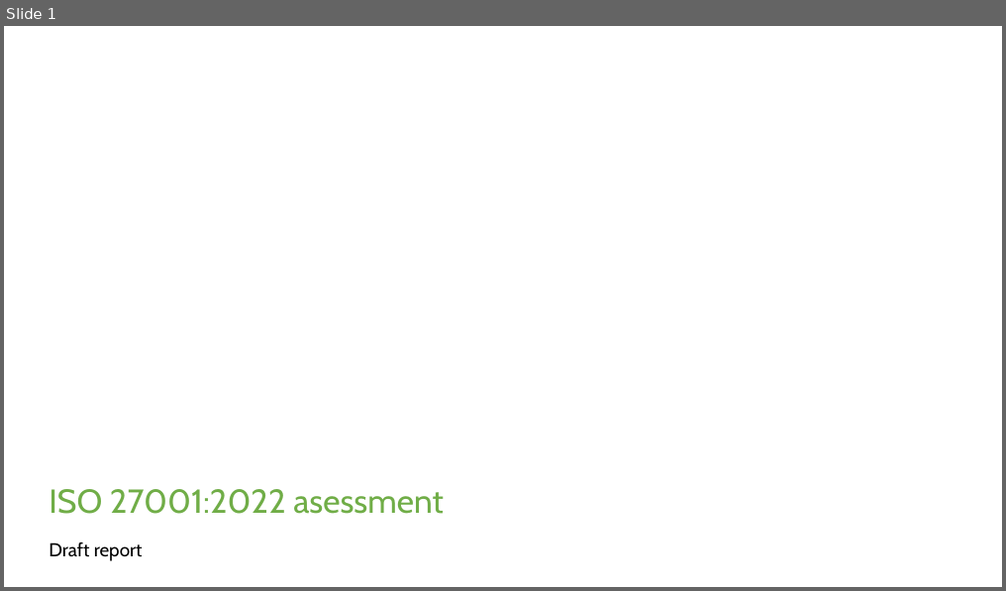
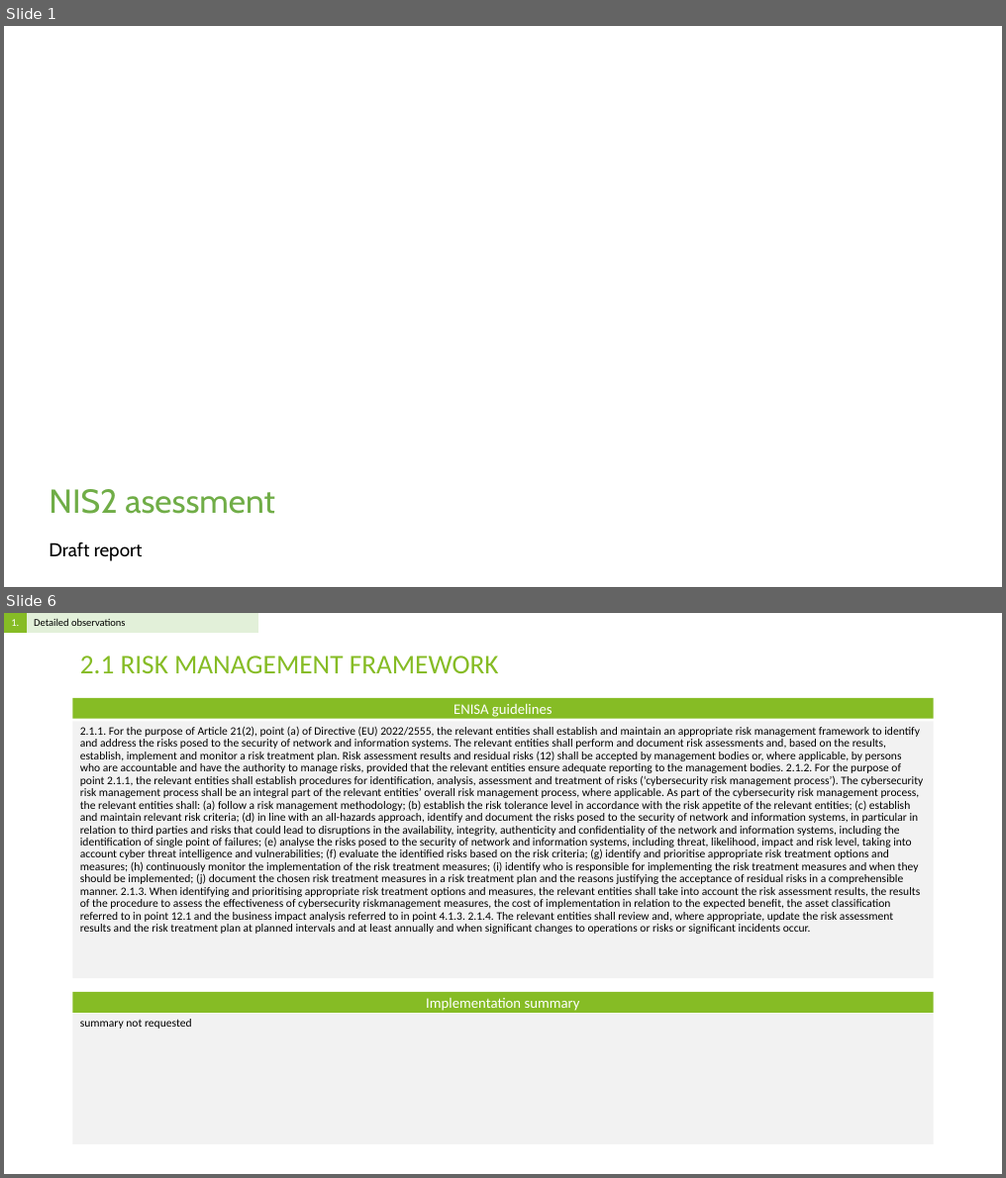
Before and after one commit to Rokas01/tprm, a slide deck: filename.pptx. Shown one above the other, each under a label of ours: slide 1 before the commit, slides 1 and 6 after it; the slides between them are not shown. The pictures are 1006x591 and 1006x1178 pixels, drawn with LibreOffice and Linux fonts; fonts in the diff are those of the drawing; background and template pictures are left out. Boxes give left, top, right and bottom in pixels: in the first picture for what was removed or moved away, otherwise in the second. Text is boxed around its words. In the diff, an @@ line names an element or a change of style, - is before the commit and + after.

Commit message:
NIS2 article colelction loop fix

```diff
--- a/filename.pptx
+++ b/filename.pptx
@@ slide 6 added at bbox=[4, 613, 1002, 1174], background #FFFFFF @@
@@ table added at bbox=[4, 613, 258, 633], 1 rows, 2 columns @@
+1. | Detailed observations
@@ title added at bbox=[80, 656, 499, 673], 26 pt, text #86BC25 @@
+2.1 RISK MANAGEMENT FRAMEWORK
@@ rectangle added at bbox=[73, 698, 934, 719], fill #86BC25, 14 pt, text #FFFFFF @@
+ENISA guidelines
@@ text added at bbox=[73, 722, 934, 979], fill #F2F2F2, 11 pt, text #000000 @@
+2.1.1. For the purpose of Article 21(2), point (a) of Directive (EU) 2022/2555, the relevant entities shall establish and maintain an appropriate risk management framework to identify and address the risks posed to the security of network and information systems. The relevant entities shall perform and document risk assessments and, based on the results, establish, implement and monitor a risk treatment plan. Risk assessment results and residual risks (12) shall be accepted by management bodies or, where applicable, by persons who are accountable and have the authority to manage risks, provided that the relevant entities ensure adequate reporting to the management bodies. 2.1.2. For the purpose of point 2.1.1, the relevant entities shall establish procedures for identification, analysis, assessment and treatment of risks (‘cybersecurity risk management process’). The cybersecurity risk management process shall be an integral part of the relevant entities’ overall risk management process, where applicable. As part of the cybersecurity risk management process, the relevant entities shall: (a) follow a risk management methodology; (b) establish the risk tolerance level in accordance with the risk appetite of the relevant entities; (c) establish and maintain relevant risk criteria; (d) in line with an all-hazards approach, identify and document the risks posed to the security of network and information systems, in particular in relation to third parties and risks that could lead to disruptions in the availability, integrity, authenticity and confidentiality of the network and information systems, including the identification of single point of failures; (e) analyse the risks posed to the security of network and information systems, including threat, likelihood, impact and risk level, taking into account cyber threat intelligence and vulnerabilities; (f) evaluate the identified risks based on the risk criteria; (g) identify and prioritise appropriate risk treatment options and measures; (h) continuously monitor the implementation of the risk treatment measures; (i) identify who is responsible for implementing the risk treatment measures and when they should be implemented; (j) document the chosen risk treatment measures in a risk treatment plan and the reasons justifying the acceptance of residual risks in a comprehensible manner. 2.1.3. When identifying and prioritising appropriate risk treatment options and measures, the relevant entities shall take into account the risk assessment results, the results of the procedure to assess the effectiveness of cybersecurity riskmanagement measures, the cost of implementation in relation to the expected benefit, the asset classification referred to in point 12.1 and the business impact analysis referred to in point 4.1.3. 2.1.4. The relevant entities shall review and, where appropriate, update the risk assessment results and the risk treatment plan at planned intervals and at least annually and when significant changes to operations or risks or significant incidents occur.
@@ rectangle added at bbox=[73, 992, 934, 1014], fill #86BC25, 14 pt, text #FFFFFF @@
+Implementation summary
@@ text added at bbox=[73, 1014, 934, 1145], fill #F2F2F2, 11 pt, text #000000 @@
+summary not requested
@@ slide 1 changed as well @@
@@ title at bbox=[49, 489, 275, 514]: text changed @@
-ISO 27001:2022 asessment
+NIS2 asessment
```
Also in this commit, not shown: 7 other slides changed, 92 other slides added, 11 slides removed, 2 other files.
